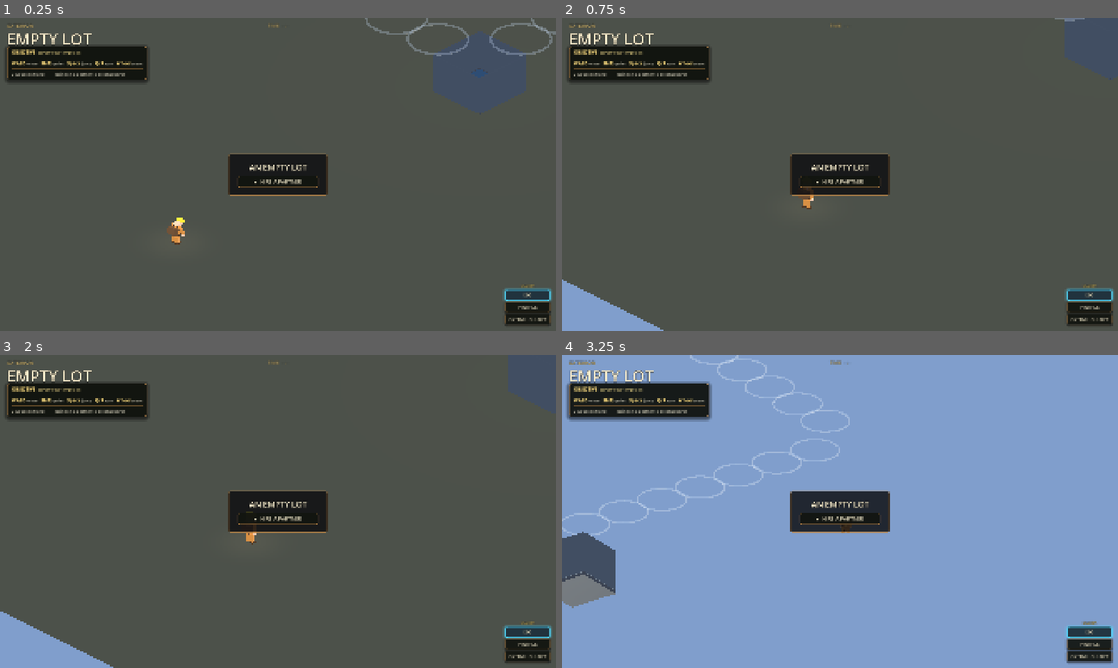
Above: before the commit, frames 1-4 (two rows, left to right).
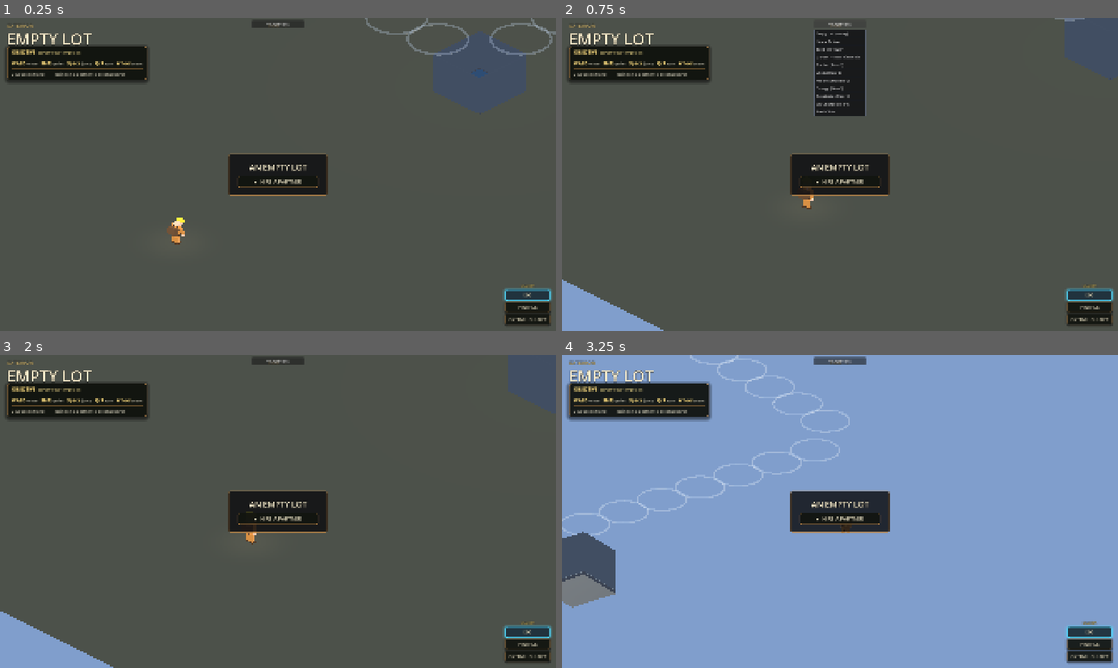
Above: after the commit, the same moments.

Repository: jaredclarkgay/space-tower-iso
Game: Godot game, scene res://scenes/tower/tower.tscn
The game is run twice, just before and just after one commit, with the same random seed, the same clock (stepped at 60 frames per second) and the same inputs.
Inputs (mouse positions are in pixels of both pictures, inside the frame that each line leads up to):
- Up to frame 1 (0.25 s): no input
- Up to frame 2 (0.75 s): click (840, 24) at 0.5 s, where only the run after the commit has a clickable "▾ CHAPTERS"
- Up to frame 3 (2 s): click (278, 370) at 1.25 s, where only the run after the commit has a clickable "Empty Lot (survey)"
- Up to frame 4 (3.25 s): tap Enter at 2 s; move the mouse to (962, 495) at 2.02 s; hold D (move_right) 2.03-2.75 s; hold Tab (survey) 2.03-2.75 s; click (962, 495) at 2.17 s; tap Space (jump) at 2.27, 2.3, 2.57 s; drag from (728, 527) to (812, 574) at 2.77 s

The runs differ from the first frame. In frame 1, 0.2% of the frame differs, in the area x 45-55%, y 0-4%; in frame 2, 2.5%, in the area x 45-55%, y 1-32%; in frame 3, 0.2%; in frame 4, 0.2%.

Commit message:
feat(dev): chapter-jump overlay — jump to any narrative beat or floor anytime
A developer tool for iterating without sitting through the opener: an
always-available clickable dropdown to jump straight to a chapter.

- chapter_jump.gd (new, own CanvasLayer @ layer 100) — a top-center
  "CHAPTERS" button opening a list of 11 jumps; always visible + clickable
  regardless of game state (UI input is independent of the frozen player,
  so it works mid-cinematic). Gated behind Constants.DEV_CHAPTER_JUMP so a
  real build can switch it off. Reaches the controller via the existing
  "tower_controller" group; chapter list is the controller's CHAPTERS const
  (single source of truth, exposed via chapter_list()).
- tower_controller.jump_to_chapter(id): a _teardown_transient_state() first
  cleanly exits ANY active mode (arrival_cinematic + beat state, exterior,
  exterior_walk, constructing, roof_falling, dialogue incl. the robot's
  close_dialogue, the player's scripted walk, zeroes velocity), then sets up
  the target and forces a full HUD/camera/floor refresh — so a jump from
  anywhere never leaves a half-state.
- Chapters: empty_lot / hire (exterior + phase), build (enter_construction),
  garden_intro (replay the cinematic via _arrival_played=false), garden
  (normal spawn), and per-floor jumps utility/arboretum/canopy/residential/
  sky_lounge/roof (built_level=top + the _debug_cycle_floor teleport).

Verified with the harness: each jump lands in the right state; a jump out
of the middle of the cinematic recovers cleanly (arrival_cinematic=false,
no frozen player); the menu renders all rows.

Co-Authored-By: Claude Opus 4.8 (1M context) <noreply@anthropic.com>

Diff:
--- a/autoloads/constants.gd
+++ b/autoloads/constants.gd
@@ -464,6 +464,10 @@
 # real opening boots onto the lot; the dev fallback boots straight to the
 # Garden so existing-floor work still launches in one step.
 const BOOT_TO_EXTERIOR := true
+# Dev affordance: the always-clickable "▾ CHAPTERS" overlay (top-center) that jumps
+# straight to any narrative beat / floor from ANY state. A tool, not shipped UI —
+# flip false for a real build to hide it entirely.
+const DEV_CHAPTER_JUMP := true
 # Construct-from-empty: after the hire, the player raises the tower floor-by-floor
 # in an external dollhouse view, then occupies it. false = the whole tower is
 # present and the hire drops straight into the Garden (today's dev boot).
--- /dev/null
+++ b/scenes/shared/chapter_jump.gd
@@ -0,0 +1,121 @@
+extends CanvasLayer
+
+# Dev "chapter jump" overlay — an always-clickable dropdown the operator uses to
+# jump straight to any narrative beat / floor from ANY state (exterior, mid-
+# cinematic, in dialogue, on any floor) so they don't sit through the opener while
+# iterating. UI input is independent of the frozen player input, so this works even
+# while the cinematic owns the camera and the player is held.
+#
+# Self-contained: its own high CanvasLayer (always on top, always receives clicks),
+# gated behind Constants.DEV_CHAPTER_JUMP. The chapter list is the controller's
+# CHAPTERS constant (single source of truth). Selecting a row calls
+# jump_to_chapter(id) on the tower_controller (reached via its group).
+
+const _LAYER := 100
+
+var _c: Node
+var _button: Button
+var _menu: VBoxContainer
+var _panel: PanelContainer
+
+
+func _ready() -> void:
+	layer = _LAYER
+	_c = get_node_or_null("/root/Constants")
+	if _c == null or not bool(_c.get("DEV_CHAPTER_JUMP")):
+		visible = false
+		return
+	_build_ui()
+
+
+func _build_ui() -> void:
+	# Root fills the screen but is mouse-transparent except over our widgets, so it
+	# never eats clicks meant for the game world.
+	var root := Control.new()
+	root.set_anchors_preset(Control.PRESET_FULL_RECT)
+	root.mouse_filter = Control.MOUSE_FILTER_IGNORE
+	add_child(root)
+
+	# Top-center column: the button, and below it the (initially hidden) menu.
+	# Anchored top-center, then offset so the fixed-width column is centered. A
+	# VBoxContainer sized only by its minimum size (no preset fighting the layout)
+	# so its children stack downward and the dropdown is never clipped to 0 height.
+	var col := VBoxContainer.new()
+	col.anchor_left = 0.5
+	col.anchor_right = 0.5
+	col.anchor_top = 0.0
+	col.anchor_bottom = 0.0
+	col.offset_left = -90.0
+	col.offset_right = 90.0
+	col.offset_top = 8.0
+	col.grow_horizontal = Control.GROW_DIRECTION_BOTH
+	col.grow_vertical = Control.GROW_DIRECTION_END
+	col.add_theme_constant_override("separation", 4)
+	root.add_child(col)
+
+	_button = Button.new()
+	_button.text = "▾ CHAPTERS"
+	_button.focus_mode = Control.FOCUS_NONE   # never steal Space/Enter from gameplay
+	_button.custom_minimum_size = Vector2(180.0, 26.0)
+	_button.add_theme_font_size_override("font_size", 13)
+	_button.pressed.connect(_toggle_menu)
+	col.add_child(_button)
+
+	_panel = PanelContainer.new()
+	_panel.visible = false
+	var sb := StyleBoxFlat.new()
+	sb.bg_color = Color(0.08, 0.09, 0.11, 0.94)
+	sb.border_color = Color(0.35, 0.38, 0.44)
+	sb.set_border_width_all(1)
+	sb.content_margin_left = 4.0
+	sb.content_margin_right = 4.0
+	sb.content_margin_top = 4.0
+	sb.content_margin_bottom = 4.0
+	_panel.add_theme_stylebox_override("panel", sb)
+	col.add_child(_panel)
+
+	_menu = VBoxContainer.new()
+	_menu.add_theme_constant_override("separation", 2)
+	_panel.add_child(_menu)
+
+
+# Build the chapter rows lazily on first open. The overlay is a CHILD of the tower
+# controller node, so its _ready runs BEFORE the controller's _ready (children
+# ready bottom-up) — at _ready the controller isn't in its group yet. Deferring to
+# first open guarantees chapter_list() resolves.
+func _ensure_menu_built() -> void:
+	if _menu == null or _menu.get_child_count() > 0:
+		return
+	var controller: Node = get_tree().get_first_node_in_group("tower_controller")
+	var chapters: Array = controller.chapter_list() if controller and controller.has_method("chapter_list") else []
+	for ch in chapters:
+		var b := Button.new()
+		b.text = String(ch.label)
+		b.focus_mode = Control.FOCUS_NONE
+		b.alignment = HORIZONTAL_ALIGNMENT_LEFT
+		b.custom_minimum_size = Vector2(172.0, 22.0)
+		b.add_theme_font_size_override("font_size", 12)
+		var id: String = String(ch.id)
+		b.pressed.connect(_on_chapter.bind(id))
+		_menu.add_child(b)
+
+
+func _toggle_menu() -> void:
+	_ensure_menu_built()
+	_panel.visible = not _panel.visible
+
+
+# Public so a harness can pop the menu open for a screenshot.
+func set_menu_open(open: bool) -> void:
+	if open:
+		_ensure_menu_built()
+	if _panel:
+		_panel.visible = open
+
+
+func _on_chapter(id: String) -> void:
+	var controller: Node = get_tree().get_first_node_in_group("tower_controller")
+	if controller and controller.has_method("jump_to_chapter"):
+		controller.jump_to_chapter(id)
+	if _panel:
+		_panel.visible = false
--- a/scenes/tower/tower.tscn
+++ b/scenes/tower/tower.tscn
@@ -26,6 +26,7 @@
 [ext_resource type="Script" path="res://scenes/shared/empty_lot.gd" id="24_lot"]
 [ext_resource type="Script" path="res://scenes/shared/site_ground.gd" id="26_site"]
 [ext_resource type="Script" path="res://scenes/garden/hire_partner.gd" id="25_hire"]
+[ext_resource type="Script" uid="uid://dg7dybn20yyv7" path="res://scenes/shared/chapter_jump.gd" id="27_chapter"]
 
 [sub_resource type="Environment" id="Environment_tower"]
 background_mode = 1
@@ -226,3 +227,6 @@
 [node name="SiteGround" type="Node3D" parent="."]
 visible = false
 script = ExtResource("26_site")
+
+[node name="ChapterJump" type="CanvasLayer" parent="."]
+script = ExtResource("27_chapter")
--- a/scenes/tower/tower_controller.gd
+++ b/scenes/tower/tower_controller.gd
@@ -39,6 +39,27 @@
 	{"node": "Floors/Roof", "level": 6, "name": "ROOF / VISTA — UNDER CONSTRUCTION"},
 ]
 const _SPAWN_LEVEL := 1   # the player starts on the Garden (home floor)
+# Dev "chapter jump" list — the single source of truth for the always-clickable
+# overlay (chapter_jump.gd reads this). Each entry maps a stable id to a label;
+# jump_to_chapter(id) sets the matching state. Floor ids below resolve to a level
+# in jump_to_chapter (utility=0 … roof=top), so adding a floor only needs a row.
+const CHAPTERS := [
+	{"id": "empty_lot",    "label": "Empty Lot (survey)"},
+	{"id": "hire",         "label": "Hire a Partner"},
+	{"id": "build",        "label": "Build the Tower"},
+	{"id": "garden_intro", "label": "Garden — Intro Cinematic"},
+	{"id": "garden",       "label": "Garden (Floor 1)"},
+	{"id": "utility",      "label": "Utility (Floor 0)"},
+	{"id": "arboretum",    "label": "Arboretum (Floor 2)"},
+	{"id": "canopy",       "label": "Canopy (Floor 3)"},
+	{"id": "residential",  "label": "Residential (Floor 4)"},
+	{"id": "sky_lounge",   "label": "Sky Lounge (Floor 5)"},
+	{"id": "roof",         "label": "Roof / Vista"},
+]
+# Chapter id -> floor level for the plain "teleport onto a floor" jumps.
+const _CHAPTER_FLOOR := {
+	"utility": 0, "arboretum": 2, "canopy": 3, "residential": 4, "sky_lounge": 5,
+}
 const _PIVOT_CHEST := 1.0      # camera look-at height above a floor's surface
 # Fraction of the player's height-above-floor the pivot follows on a jump, so a
 # big jump stays in frame without the camera feeling glued to the body.
@@ -1345,6 +1366,115 @@
 		enter_exterior()
 
 
+# --- Dev chapter jump ----------------------------------------------------
+# The chapter list for the dev overlay. A method (not a bare const) so the
+# overlay can read it via the group — Object.get() can't fetch a `const`.
+func chapter_list() -> Array:
+	return CHAPTERS
+
+
+# Cleanly exit ANY active world-presentation / scripted mode so a jump is safe
+# from ANYWHERE (mid-cinematic, in dialogue, on the lot, mid-build). Clears every
+# flag a mode sets — both the local member and its GameState mirror — so the jump
+# target never inherits a half-state. Idempotent: safe to call when already idle.
+func _teardown_transient_state() -> void:
+	# Arrival cinematic + all its beat bookkeeping.
+	_arrival_cine = false
+	_gs.set("arrival_cinematic", false)
+	_arrival_beat = 0
+	_arrival_t = 0.0
+	_arrival_walk_started = false
+	_emerge_started = false
+	_emerge_rollout_started = false
+	_convo_opened = false
+	_convo_yaw = 0.0
+	_resume_started = false
+	_resume_t = 0.0
+	# Exterior / construction modes.
+	_exterior = false
+	_constructing = false
+	_gs.set("constructing", false)
+	_exterior_walk = false
+	_gs.set("exterior_walk", false)
+	_cam_tween_t = 1.0
+	# Roof plunge.
+	_gs.set("roof_falling", false)
+	# Dialogue: drop the flag AND tell Cody to hide his panel (both sides).
+	_gs.set("dialogue_open", false)
+	var robot: Node = get_node_or_null("Floors/Garden/IsoRobot")
+	if robot and robot.has_method("close_dialogue"):
+		robot.close_dialogue()
+	# Scripted walk + any carried momentum on the player.
+	if _player:
+		if _player.has_method("clear_scripted_walk"):
+			_player.call("clear_scripted_walk")
+		if _player is CharacterBody3D:
+			(_player as CharacterBody3D).velocity = Vector3.ZERO
+		_player.visible = true
+
+
+# Jump straight to a narrative beat / floor from any state. Tears down whatever's
+# active, then sets up the target (GameDirector phase + world mode + spawn), and
+# forces a HUD/camera refresh. Defensive throughout — a jump must never leave the
+# game half-in-two-modes. `id` is one of CHAPTERS[*].id.
+func jump_to_chapter(id: String) -> void:
+	if _player == null or _floors.is_empty():
+		return
+	_teardown_transient_state()
+	var gd: Node = get_node_or_null("/root/GameDirector")
+	match id:
+		"empty_lot":
+			if gd and gd.has_method("set_phase"):
+				gd.set_phase(gd.Phase.EMPTY_LOT)
+			enter_exterior()
+		"hire":
+			if gd and gd.has_method("set_phase"):
+				gd.set_phase(gd.Phase.HIRE_PARTNER)
+			enter_exterior()   # the hire happens on the lot
+		"build":
+			if gd and gd.has_method("set_phase"):
+				gd.set_phase(gd.Phase.BUILD_STRUCTURE)
+			enter_construction()   # the dollhouse "raise the tower" view
+		"garden_intro":
+			# Replay the intro cinematic from the top.
+			_arrival_played = false
+			_gs.built_level = _top_level
+			if gd and gd.has_method("set_phase"):
+				gd.set_phase(gd.Phase.BUILD_INTERIORS)
+			_begin_arrival_cinematic()
+		"garden":
+			# Normal Garden play — skip the cinematic.
+			_arrival_played = true
+			_gs.built_level = _top_level
+			if gd and gd.has_method("set_phase"):
+				gd.set_phase(gd.Phase.BUILD_INTERIORS)
+			_spawn_in_garden()
+		_:
+			# Floor teleports (utility / arboretum / canopy / residential /
+			# sky_lounge), plus roof (which resolves to _top_level).
+			var level: int = int(_CHAPTER_FLOOR.get(id, -999))
+			if id == "roof":
+				level = _top_level
+			if level == -999:
+				push_warning("jump_to_chapter: unknown id '%s'" % id)
+				return
+			_arrival_played = true
+			_gs.built_level = _top_level
+			if gd and gd.has_method("set_phase"):
+				gd.set_phase(gd.Phase.BUILD_INTERIORS)
+			_player.global_position = Vector3(0.0, _base_y_for_level(level) + float(_c.FLOOR_3D_TOP_Y) + 0.1, -6.0)
+			if _player is CharacterBody3D:
+				(_player as CharacterBody3D).velocity = Vector3.ZERO
+			if _player.has_method("set_spawn_here"):
+				_player.set_spawn_here()
+			_current_level = level   # resolve immediately so camera + gating are right pre-grounding
+	# Force a full HUD + camera + floor-visibility refresh after any jump.
+	_hud_level = -1
+	_grid_key = -999
+	_pulse_level = 0
+	_update(true)
+
+
 func _level_for_y(py: float) -> int:
 	var top_y: float = float(_c.FLOOR_3D_TOP_Y)
 	var level: int = int(_floors[0].level)
Not shown, added: scenes/shared/chapter_jump.gd.uid
